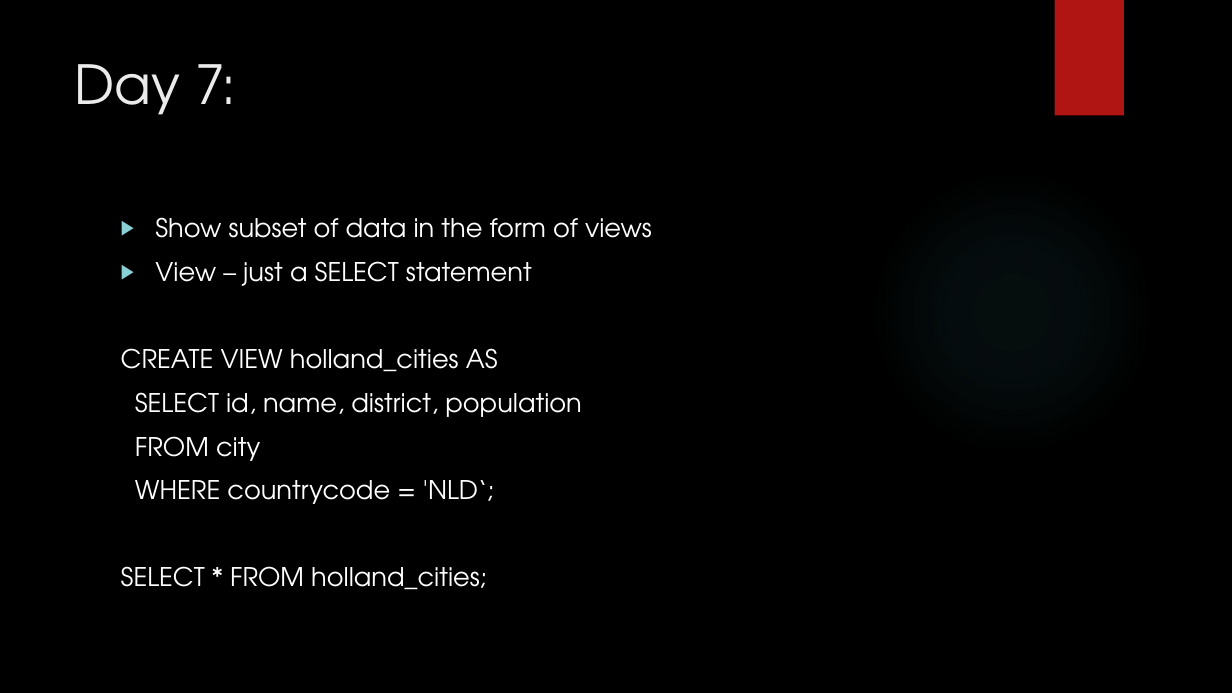
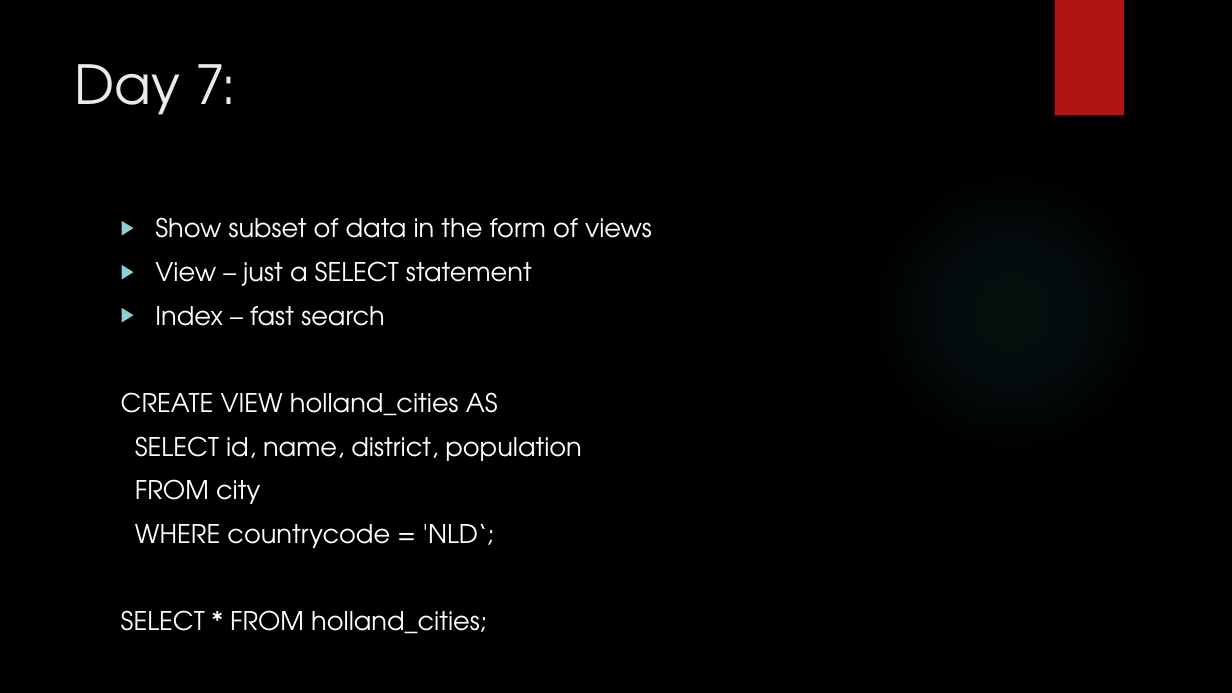
Before and after one commit to zedfoxus/database-bootcamp, a slide deck: slide 41 of Presentation/Database-Bootcamp-Presentation.pptx. Drawn at 1232x693 pixels with LibreOffice and Linux fonts; fonts in the diff are those of the drawing; background and template pictures are left out. Boxes give left, top, right and bottom in pixels: in the first picture for what was removed or moved away, otherwise in the second. Text is boxed around its words. In the diff, an @@ line names an element or a change of style, - is before the commit and + after.

Commit message:
Indexes added

```diff
--- a/Presentation/Database-Bootcamp-Presentation.pptx
+++ b/Presentation/Database-Bootcamp-Presentation.pptx
@@ text at [155,306,385,326]: paragraph added @@
+▶ Index – fast search
```
Also in this commit, not shown: 4 slides added.
